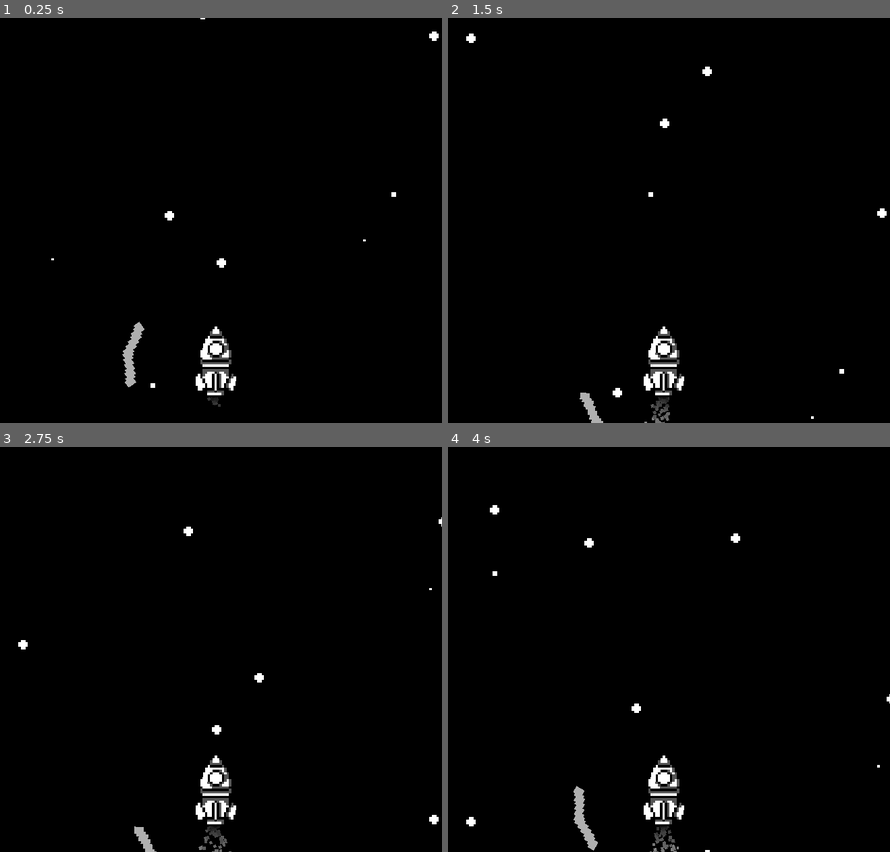
Above: before the commit, frames 1-4 (two rows, left to right).
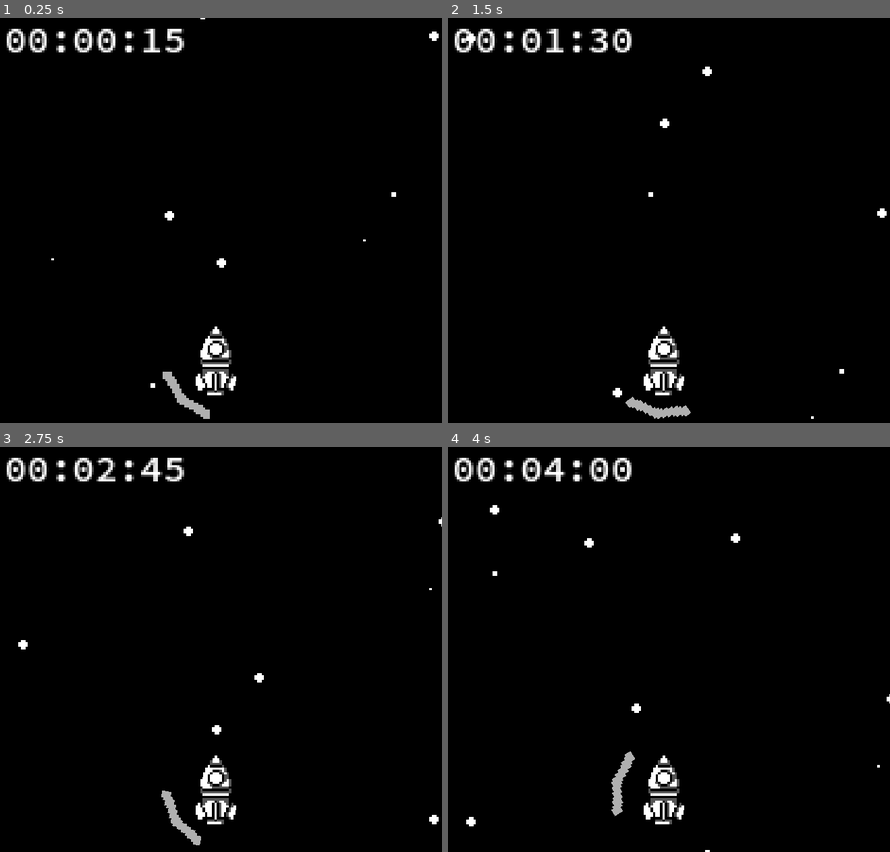
Above: after the commit, the same moments.

Repository: DonB303/1GameJam
Game: Godot game, scene res://Scenes/test.tscn
Two runs of this game, one before a commit and one after it. Both use one fixed random seed, a clock stepped at 60 frames per second and the inputs below. Before the commit the project starts from res://Scenes/main.tscn.
Inputs (mouse positions are in pixels of both pictures, inside the frame that each line leads up to):
- Up to frame 1 (0.25 s): no input
- Up to frame 2 (1.5 s): move the mouse to (761, 200) at 0.52 s; move the mouse to (576, 240) at 1.27 s
- Up to frame 3 (2.75 s): move the mouse to (260, 560) at 2.02 s
- Up to frame 4 (4 s): move the mouse to (642, 730) at 2.77 s; move the mouse to (801, 710) at 3.52 s

The runs differ from the first frame. In frame 1, 1.9% of the frame differs, in the area x 1-50%, y 2-99%; in frame 2, 1.8%; in frame 3, 1.8%; in frame 4, 2.1%, in the area x 1-53%, y 2-100%.
Error before the commit: Invalid access to property or key 'sglobal_position' on a base object of type 'Marker2D'. (res://scripts/astroids/astroid_spawner.gd:12)
Error after the commit: Unable to iterate on object of type 'Nil'. (res://scripts/GLOBAL.gd:19)

Commit message:
commitforcommit

Diff:
--- a/Scenes/astroids/astroid.tscn
+++ b/Scenes/astroids/astroid.tscn
@@ -8,6 +8,8 @@
 height = 28.0
 
 [node name="Astroid" type="Area2D"]
+top_level = true
+collision_mask = 9
 script = ExtResource("1_qq8yn")
 
 [node name="Astroid001" type="Sprite2D" parent="."]
@@ -18,4 +20,5 @@
 rotation = 1.5708
 shape = SubResource("CapsuleShape2D_olq33")
 
+[connection signal="area_entered" from="." to="." method="_on_area_entered"]
 [connection signal="body_entered" from="." to="." method="_on_body_entered"]
--- a/Scenes/astroids/astroid_spawnerTOP.tscn
+++ b/Scenes/astroids/astroid_spawnerTOP.tscn
@@ -6,6 +6,7 @@
 script = ExtResource("1_lw1f1")
 
 [node name="Marker2D" type="Marker2D" parent="."]
+position = Vector2(328, 180)
 
 [node name="spawn_timer" type="Timer" parent="."]
 wait_time = 1.5
--- a/Scenes/paddle.tscn
+++ b/Scenes/paddle.tscn
@@ -1,44 +1,29 @@
-[gd_scene load_steps=4 format=3 uid="uid://pqvwarojv8c"]
+[gd_scene load_steps=4 format=3 uid="uid://b1ud7asdytkc2"]
 
 [ext_resource type="Texture2D" uid="uid://q2xcmfbwei8g" path="res://Sprites/shield/shield.png" id="1_eh8xt"]
 
-[sub_resource type="GDScript" id="GDScript_kel16"]
-resource_name = "PaddleScript"
-script/source = "extends CharacterBody2D
-
-@export var sensitivity: float = 2.0
+[sub_resource type="GDScript" id="GDScript_70xoe"]
+resource_name = "paddle"
+script/source = "extends Area2D
 
 func _physics_process(delta: float) -> void:
-	var mouse_position = get_global_mouse_position()
-	var direction = (mouse_position - global_position).normalized()
-	rotation = lerp_angle(rotation, direction.angle(), sensitivity * delta)
+	look_at(get_global_mouse_position())
 "
 
 [sub_resource type="CapsuleShape2D" id="CapsuleShape2D_chx23"]
-radius = 2.7828
-height = 14.42
+radius = 4.46045
+height = 26.7336
 
-[node name="Paddle" type="CharacterBody2D"]
-script = SubResource("GDScript_kel16")
+[node name="Area2D" type="Area2D"]
+collision_layer = 8
+collision_mask = 0
+script = SubResource("GDScript_70xoe")
 
 [node name="Sprite2D" type="Sprite2D" parent="."]
-position = Vector2(-13, -11)
 texture = ExtResource("1_eh8xt")
 
 [node name="CollisionShape2D" type="CollisionShape2D" parent="."]
-position = Vector2(-26, -26)
+position = Vector2(-13, -13)
 rotation = 0.808862
 scale = Vector2(1.11311, 1.05523)
 shape = SubResource("CapsuleShape2D_chx23")
-
-[node name="CollisionShape2D2" type="CollisionShape2D" parent="."]
-position = Vector2(-32, -18)
-rotation = 0.478214
-scale = Vector2(1.11311, 1.05523)
-shape = SubResource("CapsuleShape2D_chx23")
-
-[node name="CollisionShape2D2" type="CollisionShape2D" parent="CollisionShape2D2"]
-position = Vector2(3.81245, -14.8934)
-rotation = -2.55908
-scale = Vector2(1.11311, 1.05523)
-shape = SubResource("CapsuleShape2D_chx23")
--- /dev/null
+++ b/Scenes/test.tscn
@@ -0,0 +1,95 @@
+[gd_scene load_steps=9 format=3 uid="uid://c42vg4kch6ufb"]
+
+[ext_resource type="PackedScene" uid="uid://5p15jxkxho6l" path="res://Scenes/rocket.tscn" id="1_mhbdb"]
+[ext_resource type="Shader" path="res://Shaders/ScrollyShader.gdshader" id="1_uq0no"]
+[ext_resource type="Script" path="res://scripts/astroids/astroid_spawner.gd" id="2_3lk0v"]
+[ext_resource type="Texture2D" uid="uid://rolf7jy4ya1c" path="res://Sprites/BG/starrybckg.png" id="2_omlr7"]
+[ext_resource type="FontFile" uid="uid://cx0jes2bl5cvh" path="res://SourceCodePro-SemiBold.ttf" id="3_a7uj8"]
+[ext_resource type="PackedScene" uid="uid://bl048f2jsrwxn" path="res://Scenes/get_player_name.tscn" id="6_6c37h"]
+
+[sub_resource type="GDScript" id="GDScript_bo4pu"]
+resource_name = "TimeScript"
+script/source = "extends Control
+
+@onready var timer: Timer = $Timer
+@onready var label: Label = $Label
+
+var time_in_sec: int = 0
+
+func _ready() -> void:
+	timer.start()
+
+func _on_timer_timeout() -> void:
+	time_in_sec += 1
+	var m = int(time_in_sec / 3600.0)
+	var s = int(time_in_sec / 60.0 - m * 60)
+	var ms = time_in_sec - s * 60.0 - m * 3600
+	label.text = '%02d:%02d:%02d' % [m, s, ms]
+	#Global.score = label.text
+"
+
+[sub_resource type="ShaderMaterial" id="ShaderMaterial_kxpmb"]
+shader = ExtResource("1_uq0no")
+shader_parameter/SPEED = 0.05
+
+[node name="Node2D" type="Node2D"]
+
+[node name="Control" type="Control" parent="."]
+layout_mode = 3
+anchors_preset = 0
+size_flags_horizontal = 4
+size_flags_vertical = 4
+script = SubResource("GDScript_bo4pu")
+
+[node name="Background" type="TextureRect" parent="Control"]
+material = SubResource("ShaderMaterial_kxpmb")
+layout_mode = 0
+offset_right = 667.0
+offset_bottom = 1200.0
+texture = ExtResource("2_omlr7")
+stretch_mode = 1
+
+[node name="Label" type="Label" parent="Control"]
+layout_mode = 1
+offset_left = 240.0
+offset_top = 440.0
+offset_right = 336.0
+offset_bottom = 525.0
+theme_override_fonts/font = ExtResource("3_a7uj8")
+theme_override_font_sizes/font_size = 16
+text = "TIME:
+ "
+
+[node name="Timer" type="Timer" parent="Control"]
+wait_time = 0.01
+autostart = true
+
+[node name="Astroid spawner" type="Node2D" parent="."]
+position = Vector2(323, 419)
+script = ExtResource("2_3lk0v")
+
+[node name="Marker2D" type="Marker2D" parent="Astroid spawner"]
+position = Vector2(328, 180)
+
+[node name="spawn_timer" type="Timer" parent="Astroid spawner"]
+wait_time = 1.5
+autostart = true
+
+[node name="wave_timer" type="Timer" parent="Astroid spawner"]
+wait_time = 3.0
+autostart = true
+
+[node name="Rocket" parent="." instance=ExtResource("1_mhbdb")]
+position = Vector2(330, 527)
+
+[node name="Camera2D" type="Camera2D" parent="."]
+top_level = true
+position = Vector2(330, 527)
+zoom = Vector2(3.5, 3.5)
+
+[node name="GetPlayerName" parent="." instance=ExtResource("6_6c37h")]
+visible = false
+
+[connection signal="timeout" from="Control/Timer" to="Control" method="_on_timer_timeout"]
+[connection signal="timeout" from="Astroid spawner/spawn_timer" to="Astroid spawner" method="_on_spawn_timer_timeout"]
+[connection signal="timeout" from="Astroid spawner/wave_timer" to="Astroid spawner" method="_on_wave_timer_timeout"]
--- a/project.godot
+++ b/project.godot
@@ -8,20 +8,17 @@
 
 config_version=5
 
-[Penisssss]
-
-config/achievements/local_source="res://"
-config/achievements/remote_source="https://"
-config/achievements/save_directory="C:/Users/Admin/AppData/Roaming/Godot/app_userdata/Penisssss"
-config/achievements/save_file_name="achievements.json"
-config/achievements/password="Nkz9pphaq9g36E2CjPxwnqjpm"
-
 [application]
 
 config/name="Penisssss"
-run/main_scene="res://Scenes/main.tscn"
+run/main_scene="res://Scenes/test.tscn"
 config/features=PackedStringArray("4.3", "GL Compatibility")
 config/icon="res://icon.svg"
+
+[autoload]
+
+Global="*res://scripts/GLOBAL.gd"
+SilentWolf="*res://addons/silent_wolf/SilentWolf.gd"
 
 [display]
 
@@ -30,17 +27,7 @@
 
 [editor_plugins]
 
-enabled=PackedStringArray()
-
-[input_devices]
-
-pointing/emulate_touch_from_mouse=true
-pointing/emulate_mouse_from_touch=false
-
-[maaacks_menus_template]
-
-disable_plugin_dialogues=true
-copy_path="res://addons"
+enabled=PackedStringArray("res://addons/silent_wolf/plugin.cfg")
 
 [rendering]
 
--- a/scripts/astroids/Astroids_movement.gd
+++ b/scripts/astroids/Astroids_movement.gd
@@ -18,3 +18,6 @@
 func _on_body_entered(body: Node2D) -> void:
 	if body.name == "rocket":
 		body.queue_free()
+
+func _on_area_entered(area: Area2D) -> void:
+	queue_free()
--- a/scripts/astroids/astroid_spawner.gd
+++ b/scripts/astroids/astroid_spawner.gd
@@ -1,24 +1,19 @@
 extends Node2D
+
 @onready var spawn_position: Marker2D = $Marker2D
 @onready var spawn_timer: Timer = $spawn_timer
 @onready var wave_timer: Timer = $wave_timer
 
-
-
-
 func spawn():
 	const ASTROID = preload("res://Scenes/astroids/astroid.tscn")
 	var new_astroid = ASTROID.instantiate()
-	new_astroid.global_position = spawn_position.sglobal_position
+	new_astroid.global_position = spawn_position.global_position
 	spawn_position.add_child(new_astroid)
-
-
 
 func _on_spawn_timer_timeout() -> void:
 	spawn()
 	spawn_timer.start()
 
-
 func _on_wave_timer_timeout() -> void:
 	spawn_timer.wait_time -= 0.25
 	wave_timer.wait_time += 30
Not shown: 1 places in Scenes/astroids/astroid_spawnerTOP.tscn that only renumber resources
